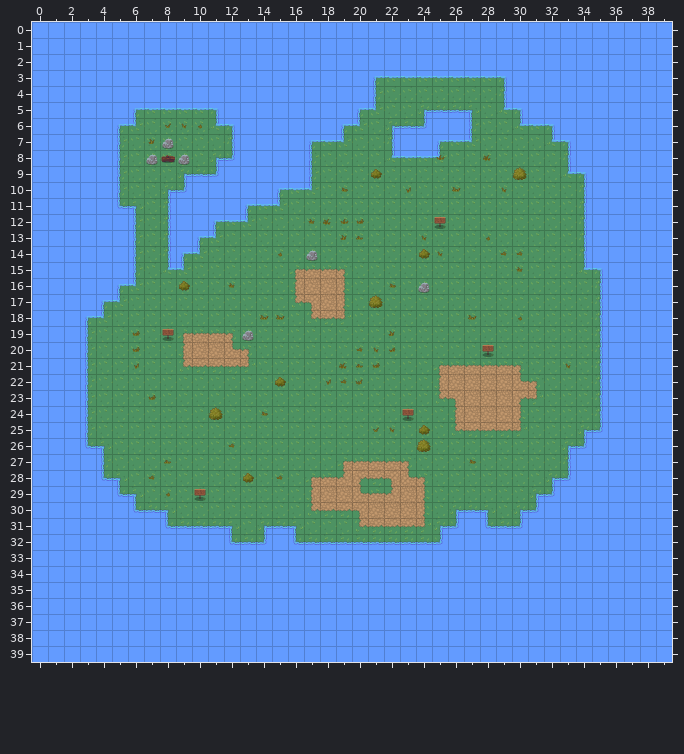
A Tiled map gets an edit: space_game/res/tiled/tmx/island1.tmx. Above is the file before it was changed.
Cells are 32x32 px. Shown: x 0..39, y 0..39.
Now the later version:
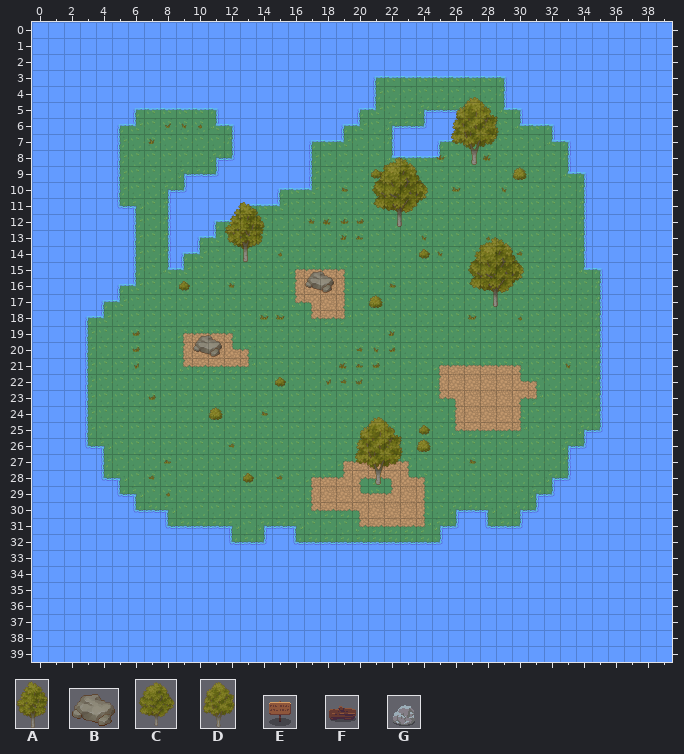
Key: from "Objects": A 0 "Tree3", B 1 "Rock1", C 2 "Tree1", D 3 "Tree2"; from "RPG Nature Tileset": E 2, F 4, G 22.
_ is an empty cell.
Tiles replaced or removed in this view: E, F, G.
Edits made:
Changed rows in their new state; . is an unchanged cell.
Layer "Objects":
first column x 7:
 7 ._..................
 8 ___................D
first column x 8:
12 .............C..._...
14 ....A...._...........
16 .........B......_....
17 ...................C.
19 _...._...............
20 ..B................._
first column x 23:
24 _
first column x 10:
28 ..........D
29 _..........
